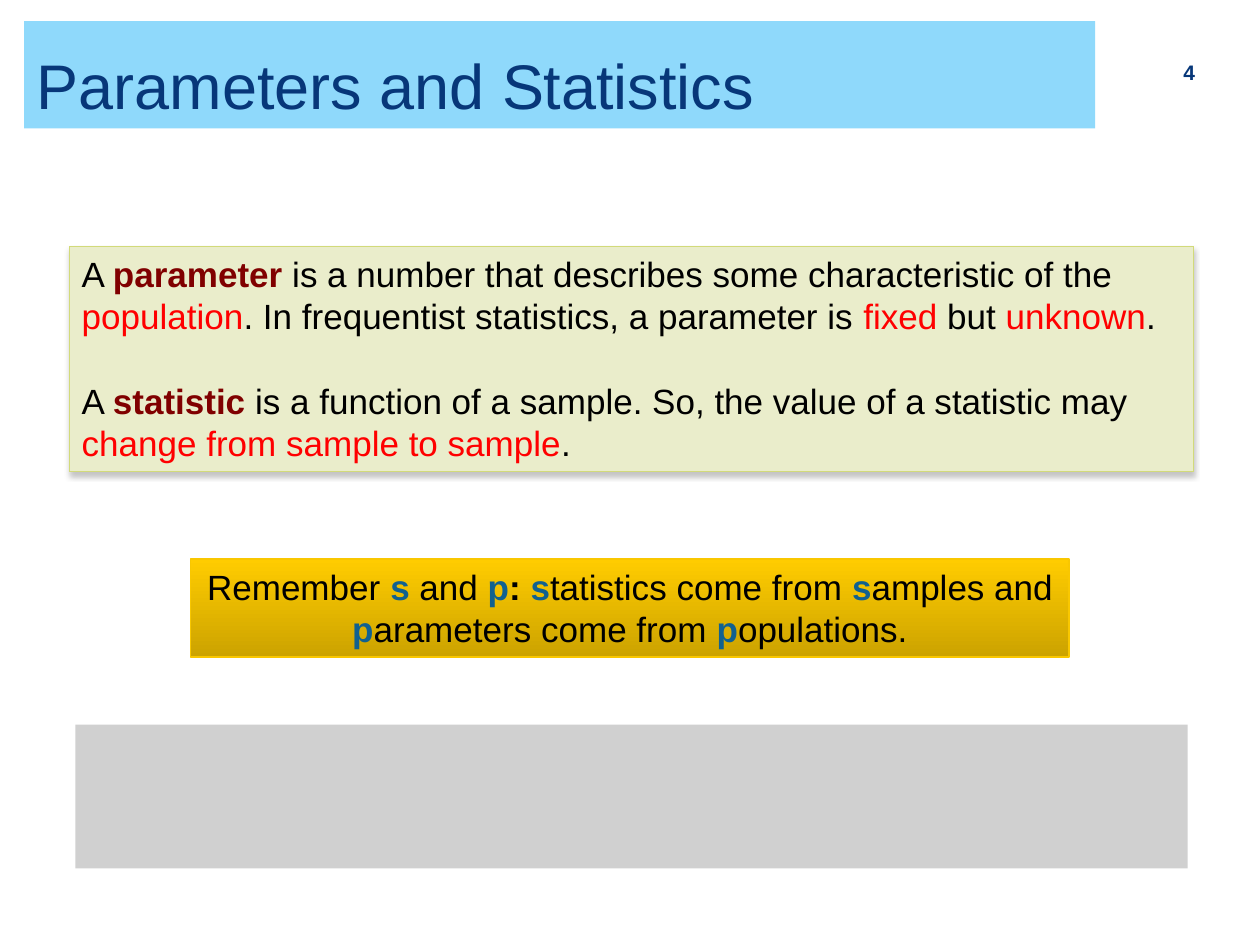
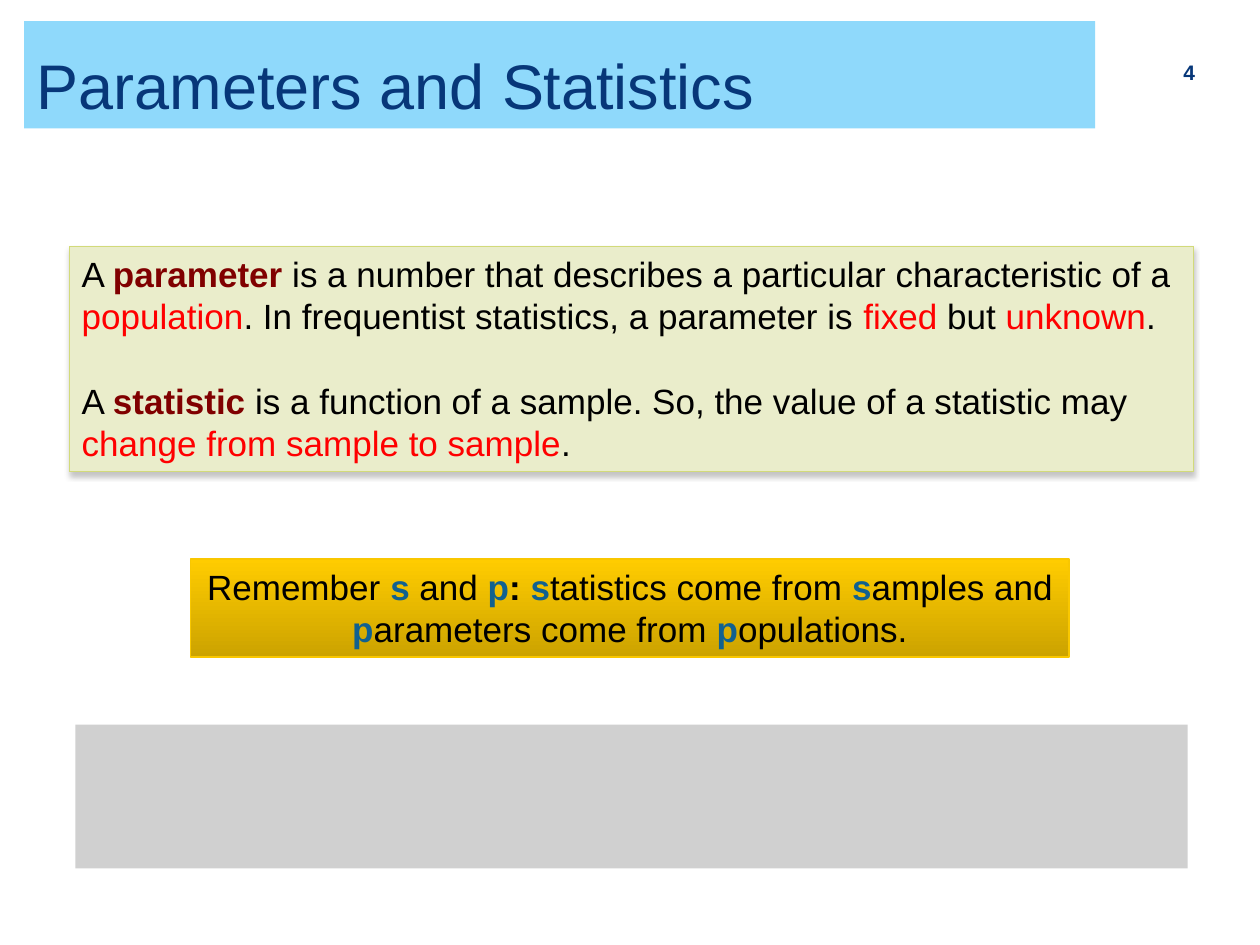
Before and after one commit to ZhiyangGeeZhou/ZhiyangGeeZhou.github.io, a slide deck: slide 4 of attach/UWM/UWM_PH702_2026Fall_Part05.pptx. Drawn at 1260x945 pixels with LibreOffice and Linux fonts; fonts in the diff are those of the drawing; grey boxes stand for pictures. Boxes give left, top, right and bottom in pixels: in the first picture for what was removed or moved away, otherwise in the second. Text is boxed around its words. In the diff, an @@ line names an element or a change of style, - is before the commit and + after.

```diff
--- a/attach/UWM/UWM_PH702_2026Fall_Part05.pptx
+++ b/attach/UWM/UWM_PH702_2026Fall_Part05.pptx
@@ text in rectangle at [82,261,1170,336]: text changed @@
-A parameter is a number that describes some characteristic of the population. In frequentist statistics, a parameter is fixed but unknown.
+A parameter is a number that describes a particular characteristic of a population. In frequentist statistics, a parameter is fixed but unknown.
```
Also in this commit, not shown: 1 slide added.
